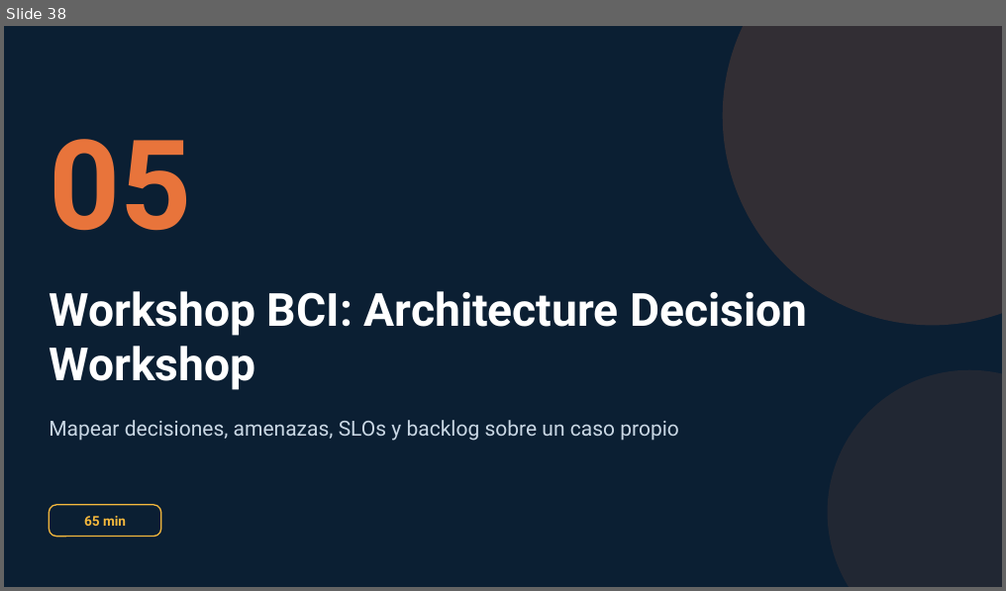
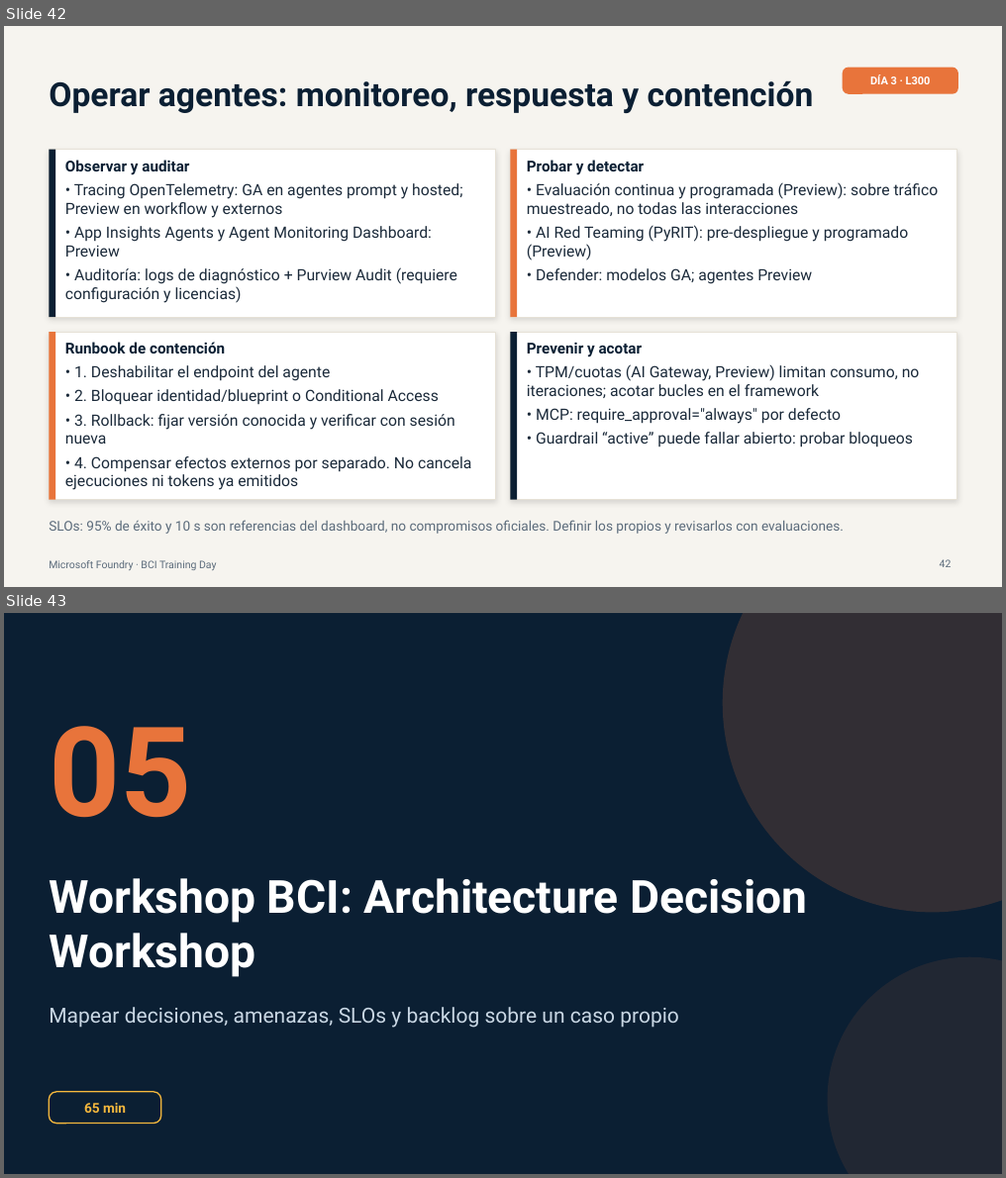
Before and after one commit to valegrajales/bci_workshop, a slide deck: presentaciones/BCI_Foundry_Dia3_L300_Produccion_Gobierno.pptx. Shown one above the other, each under a label of ours: slide 38 before the commit, slides 42 and 43 after it. The pictures are 1006x591 and 1006x1178 pixels, drawn with LibreOffice and Linux fonts; fonts in the diff are those of the drawing. Boxes give left, top, right and bottom in pixels: in the first picture for what was removed or moved away, otherwise in the second. Text is boxed around its words. In the diff, an @@ line names an element or a change of style, - is before the commit and + after.

```diff
--- a/presentaciones/BCI_Foundry_Dia3_L300_Produccion_Gobierno.pptx
+++ b/presentaciones/BCI_Foundry_Dia3_L300_Produccion_Gobierno.pptx
@@ slide 42 added at (4,26,1002,587), background #F6F4EF @@
@@ text added at (49,80,814,113), 32 pt, text #0B1F33, bold @@
+Operar agentes: monitoreo, respuesta y contención
@@ rounded rectangle added at (843,68,958,94), fill #E8743B @@
@@ text added at (870,75,931,84), 10.5 pt, text #FFFFFF, bold @@
+DÍA 3 · L300
@@ rectangle added at (49,150,496,317), fill #FFFFFF, outline #E6E1D6 0.75 pt @@
@@ rectangle added at (49,150,55,317), fill #0B1F33 @@
@@ text added at (65,160,462,303), 15 pt, text #1B2A3A @@
+Observar y auditar
+• Tracing OpenTelemetry: GA en agentes prompt y hosted; Preview en workflow y externos
+• App Insights Agents y Agent Monitoring Dashboard: Preview
+• Auditoría: logs de diagnóstico + Purview Audit (requiere configuración y licencias)
@@ rectangle added at (510,150,957,317), fill #FFFFFF, outline #E6E1D6 0.75 pt @@
@@ rectangle added at (510,150,517,317), fill #E8743B @@
@@ text added at (527,160,939,284), 15 pt, text #1B2A3A @@
+Probar y detectar
+• Evaluación continua y programada (Preview): sobre tráfico muestreado, no todas las interacciones
+• AI Red Teaming (PyRIT): pre-despliegue y programado (Preview)
+• Defender: modelos GA; agentes Preview
@@ rectangle added at (49,332,496,500), fill #FFFFFF, outline #E6E1D6 0.75 pt @@
@@ rectangle added at (49,332,55,500), fill #E8743B @@
@@ text added at (65,342,471,490), 15 pt, text #1B2A3A @@
+Runbook de contención
+• 1. Deshabilitar el endpoint del agente
+• 2. Bloquear identidad/blueprint o Conditional Access
+• 3. Rollback: fijar versión conocida y verificar con sesión nueva
+• 4. Compensar efectos externos por separado. No cancela ejecuciones ni tokens ya emitidos
@@ rectangle added at (510,332,957,500), fill #FFFFFF, outline #E6E1D6 0.75 pt @@
@@ rectangle added at (510,332,517,500), fill #0B1F33 @@
@@ text added at (527,342,920,448), 15 pt, text #1B2A3A @@
+Prevenir y acotar
+• TPM/cuotas (AI Gateway, Preview) limitan consumo, no iteraciones; acotar bucles en el framework
+• MCP: require_approval="always" por defecto
+• Guardrail “active” puede fallar abierto: probar bloqueos
@@ text added at (49,520,844,534), 13 pt, text #5B6B7B @@
+SLOs: 95% de éxito y 10 s son referencias del dashboard, no compromisos oficiales. Definir los propios y revisarlos con evaluaciones.
@@ page number added at (940,560,951,568), 10 pt, text #5B6B7B @@
+42
@@ text added at (49,561,216,570), 10 pt, text #5B6B7B @@
+Microsoft Foundry · BCI Training Day
@@ what was slide 38 is now slide 43 @@
```
Also in this commit, not shown: 4 other slides added.
